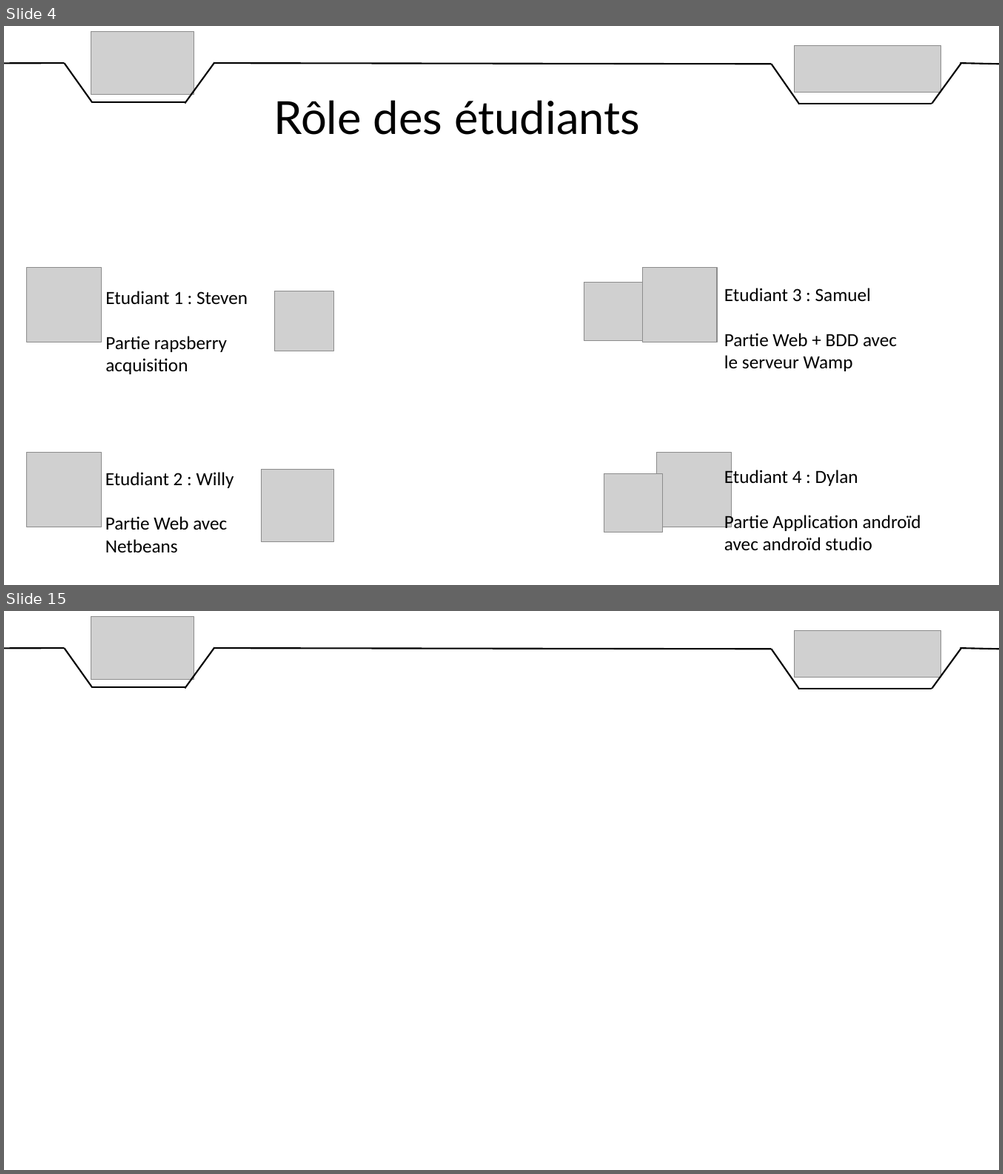
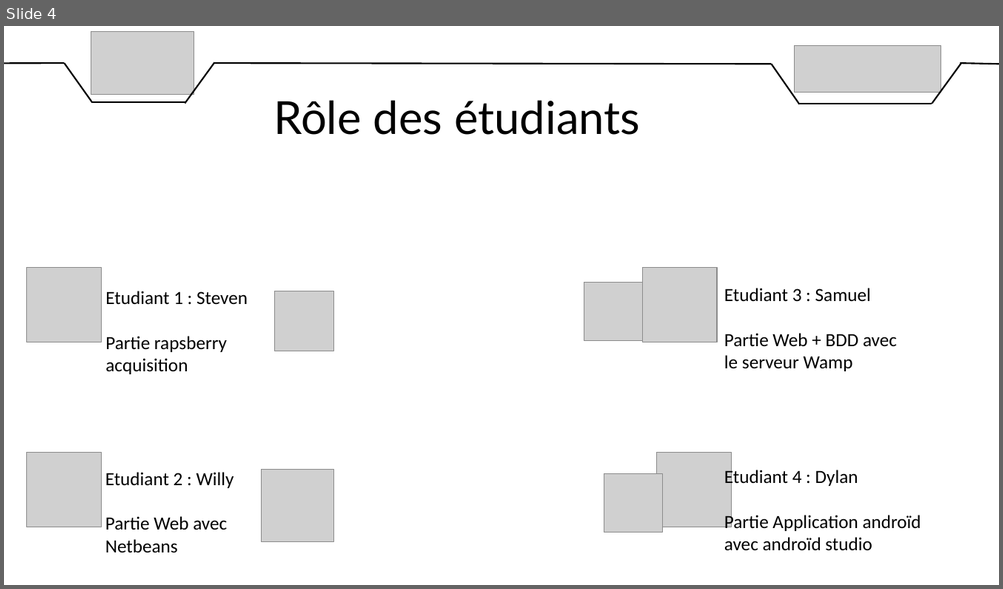
Before and after one commit to DylanChe/SupervisionSerre, a slide deck: oral_projet/revue_2/diaporama_revue_2_steven.pptx. Shown one above the other, each under a label of ours: slides 4 and 15 before the commit, slide 4 after it; the slides between them are not shown. The pictures are 1003x1174 and 1003x589 pixels, drawn with LibreOffice and Linux fonts; fonts in the diff are those of the drawing; grey boxes stand for pictures. Boxes give left, top, right and bottom in pixels: in the first picture for what was removed or moved away, otherwise in the second. Text is boxed around its words. In the diff, an @@ line names an element or a change of style, - is before the commit and + after.

```diff
--- a/oral_projet/revue_2/diaporama_revue_2_steven.pptx
+++ b/oral_projet/revue_2/diaporama_revue_2_steven.pptx
@@ slide 15 removed at (4,611,999,1170), background #FFFFFF @@
@@ picture removed at (91,616,194,680) @@
@@ picture removed at (794,630,941,677) @@
@@ line removed from (4, 648) to (65, 648) @@
@@ line removed from (65, 648) to (92, 688) @@
@@ line removed from (214, 647) to (185, 689) @@
@@ line removed from (213, 648) to (771, 649) @@
@@ line removed from (771, 649) to (800, 689) @@
@@ line removed from (962, 647) to (931, 689) @@
@@ line removed from (960, 648) to (999, 649) @@
@@ line removed from (92, 688) to (186, 688) @@
@@ line removed from (800, 689) to (931, 689) @@
```
Also in this commit, not shown: 1 slide changed, 7 slides added, 10 other slides removed, 2 other files.
